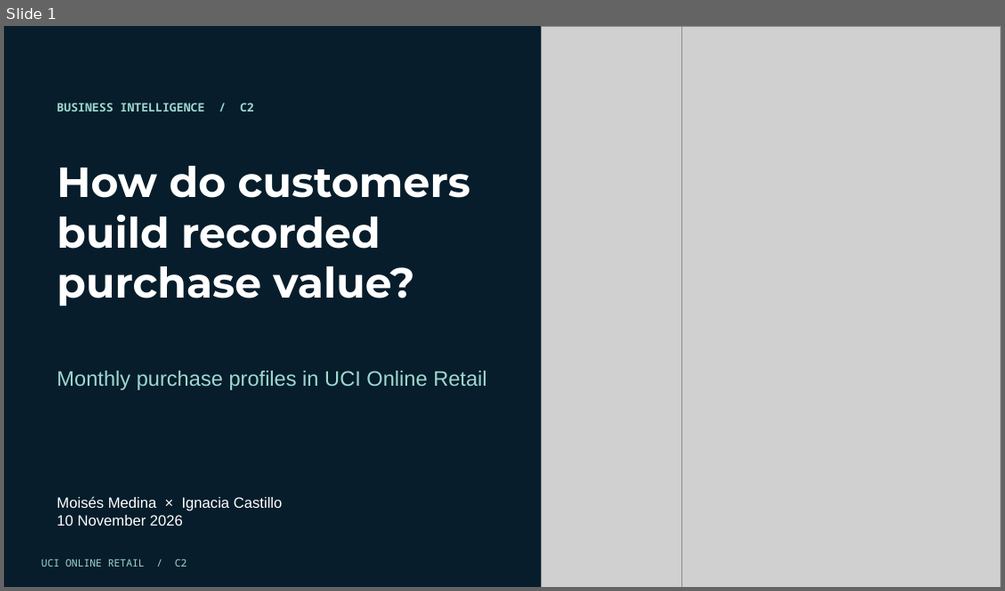
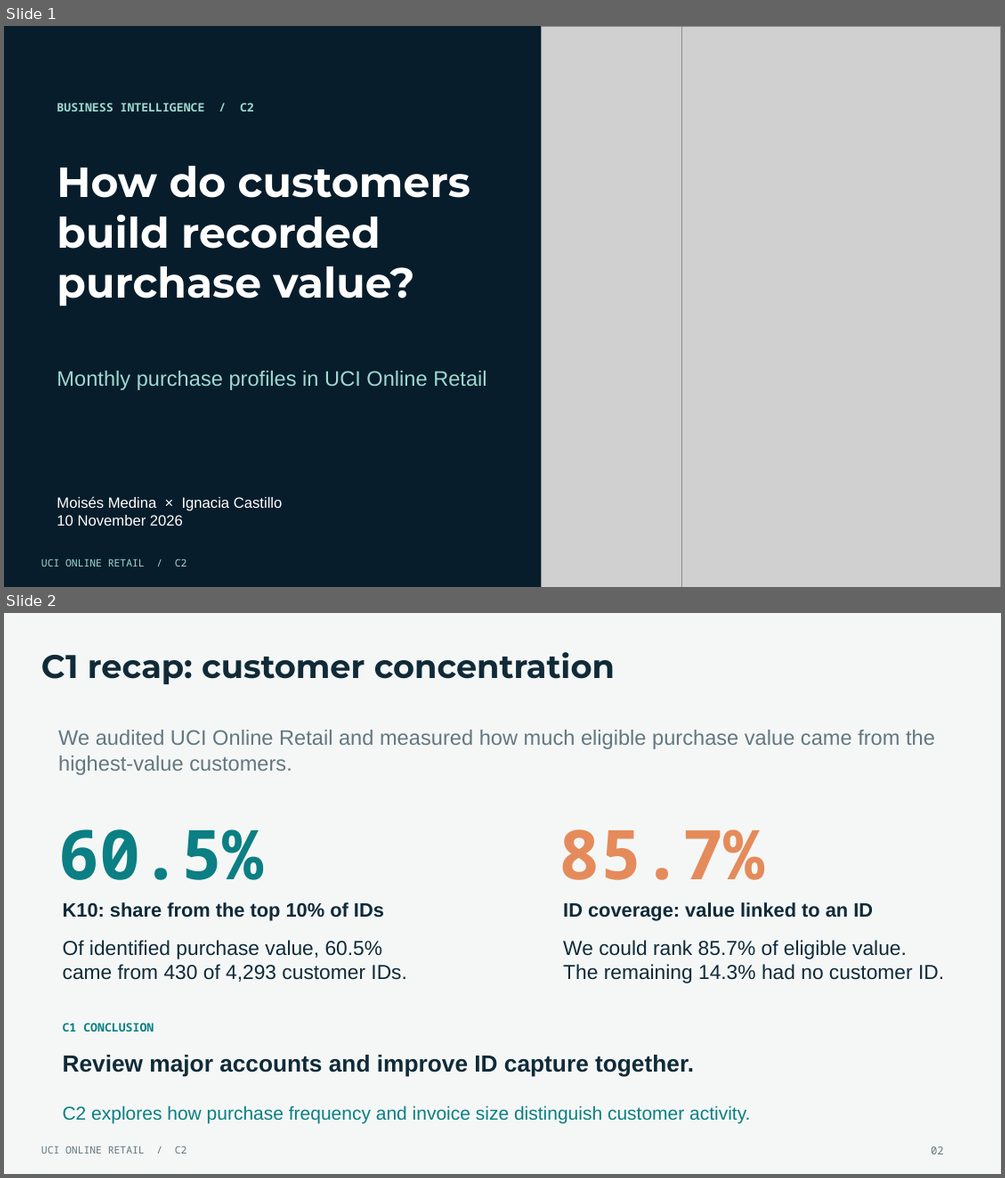
Before and after one commit to DirtyCheese02/online-retail-bi-medina-castillo, a slide deck: c2/delivery/GROUP_Medina_Castillo_C2_Presentation.pptx. Shown one above the other, each under a label of ours: slide 1 before the commit, slides 1 and 2 after it. The pictures are 1005x591 and 1005x1178 pixels, drawn with LibreOffice and Linux fonts; fonts in the diff are those of the drawing; grey boxes stand for pictures. Boxes give left, top, right and bottom in pixels: in the first picture for what was removed or moved away, otherwise in the second. Text is boxed around its words. In the diff, an @@ line names an element or a change of style, - is before the commit and + after.

Commit message:
Add opening C1 findings and conclusion recap to C2 presentation

```diff
--- a/c2/delivery/GROUP_Medina_Castillo_C2_Presentation.pptx
+++ b/c2/delivery/GROUP_Medina_Castillo_C2_Presentation.pptx
@@ slide 2 added at [4, 613, 1001, 1174], background #F4F7F6 @@
@@ text added at [41, 652, 615, 684], 31.5 pt, text #102A38, bold @@
+C1 recap: customer concentration
@@ text added at [58, 730, 935, 775], 20.2 pt, text #637781 @@
+We audited UCI Online Retail and measured how much eligible purchase value came from the highest-value customers.
@@ text added at [58, 829, 264, 880], 66 pt, text #0B7F83, bold @@
+60.5%
@@ text added at [559, 829, 765, 880], 66 pt, text #E58B5B, bold @@
+85.7%
@@ text added at [63, 902, 384, 920], 18.8 pt, text #102A38, bold @@
+K10: share from the top 10% of IDs
@@ text added at [563, 902, 873, 920], 18.8 pt, text #102A38, bold @@
+ID coverage: value linked to an ID
@@ text added at [63, 940, 406, 981], 19.5 pt, text #102A38 @@
+Of identified purchase value, 60.5%
+came from 430 of 4,293 customer IDs.
@@ text added at [563, 940, 944, 983], 19.5 pt, text #102A38 @@
+We could rank 85.7% of eligible value.
+The remaining 14.3% had no customer ID.
@@ text added at [63, 1022, 154, 1031], 11.2 pt, text #0B7F83, bold @@
+C1 CONCLUSION
@@ text added at [63, 1054, 694, 1077], 22.5 pt, text #102A38, bold @@
+Review major accounts and improve ID capture together.
@@ text added at [63, 1105, 750, 1124], 18 pt, text #0B7F83 @@
+C2 explores how purchase frequency and invoice size distinguish customer activity.
@@ text added at [41, 1146, 187, 1153], 9.8 pt, text #637781 @@
+UCI ONLINE RETAIL / C2
@@ text added at [930, 1146, 944, 1154], 10.5 pt, text #637781 @@
+02
```
Also in this commit, not shown: 12 slides changed, 9 other files.
